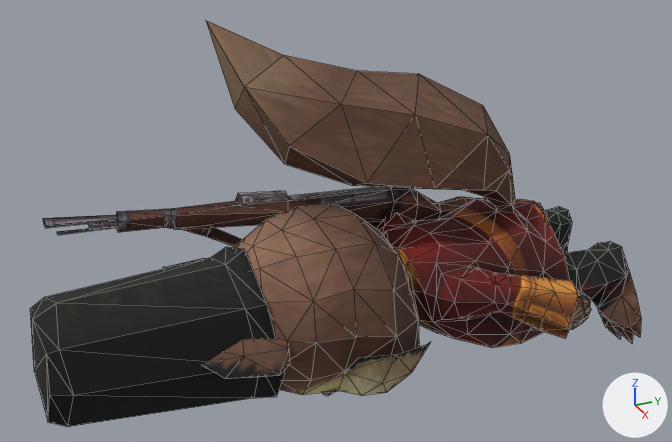
A saved change to the OBJ model sceneobjs/zhucheng_yewai_291/zc_hualishu5.obj.
Before and after are seen from a 50 mm camera at (75.3, -64.8, 49.9) aimed at (-2.1, -30.0, 11.2). The lights are fixed; the arrows at lower right show +X, +Y and +Z. Mesh edges are drawn as thin lines. Where no turn or scale is listed for an object, it has been applied to the vertices.

In view in the first picture: 'zc_hualishu5'.
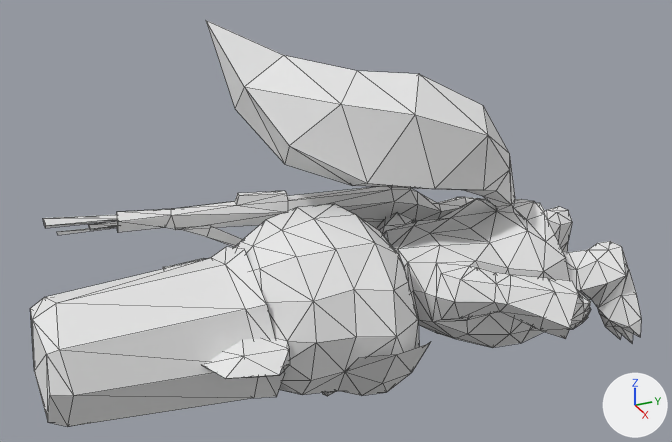
Edits to the scene script, one JSON object a line:
```json
{"op": "add", "block": "mat_material_1_1", "code": ["mat_material_1_1 = principled_material('material_1')", "mat_material_1_1.base_color = (0.8, 0.8, 0.8)  # white #e7e7e7", "mat_material_1_1.roughness = 1.0"]}
{"block": "me_zc_hualishu5", "where": "me_zc_hualishu5.from_pydata(...)  # 692 vertices, 1287 faces; spans x -17.0..13.6, y -60.5..0.0, z -8.6..29.0"}
{"op": "remove", "block": "me_zc_hualishu5", "code": "me_zc_hualishu5.materials.append(mat_material_1)  # picture img_zc_hualishu5_png"}
{"op": "add", "block": "me_zc_hualishu5", "code": "me_zc_hualishu5.materials.append(mat_material_1_1)  # white #e7e7e7"}
```

Boxes (x1, y1, x2, y2) around the edits, measured in the pictures (672 x 442 px):
```json
{"object": "zc_hualishu5", "change": "recoloured", "before": [30, 20, 641, 427], "after": [30, 20, 641, 427]}
```
